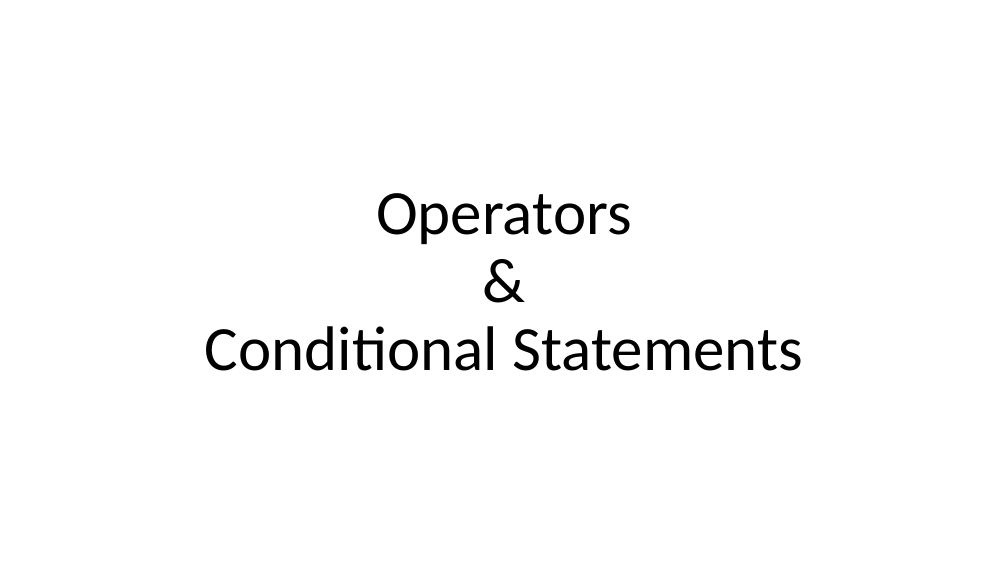
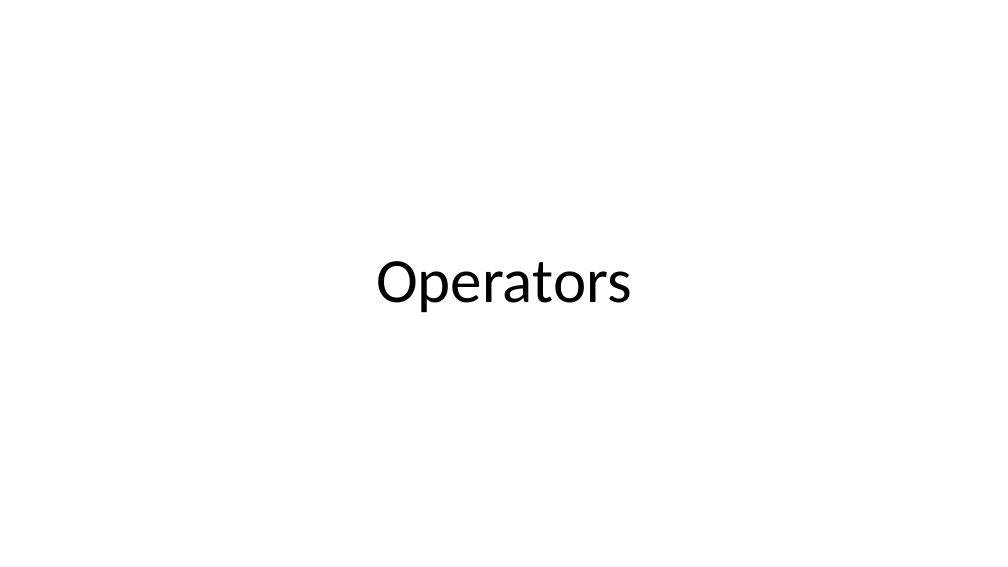
Before and after one commit to sikander-nawaz/Python_Volunteer_Teaching, a slide deck: slide 1 of Class 5/Operator.pptx. Drawn at 1008x567 pixels with LibreOffice and Linux fonts; fonts in the diff are those of the drawing. Boxes give left, top, right and bottom in pixels: in the first picture for what was removed or moved away, otherwise in the second. Text is boxed around its words. In the diff, an @@ line names an element or a change of style, - is before the commit and + after.

```diff
--- a/Class 5/Operator.pptx
+++ b/Class 5/Operator.pptx
@@ title at (376, 261, 632, 312): text changed @@
-Operators
-&
-Conditional Statements
+Operators
```
Also in this commit, not shown: 4 slides removed, 1 other file.
